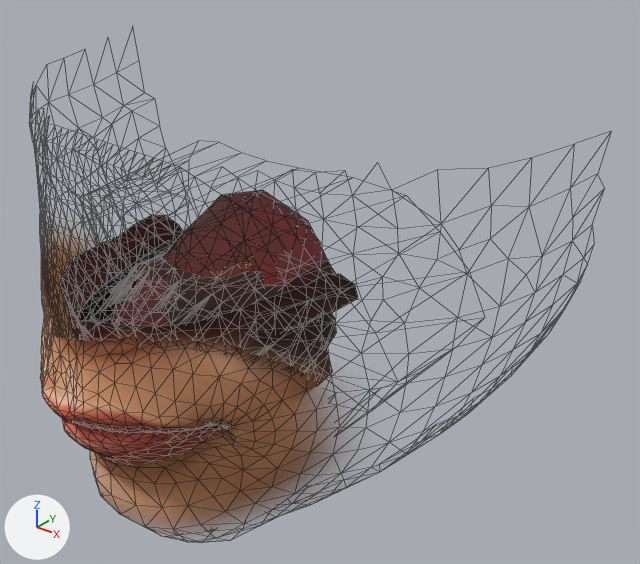
The glTF model Kiksy-setup/avatars/Face_1.glb as it was, and as the next commit left it.
Camera for both pictures: a 50 mm lens placed at (6.05, -4.16, 1.77), pointed at (0.72, 2.5, -2.36). Every picture has the same lights, and +X, +Y and +Z are marked at lower left. Mesh edges are drawn as thin lines. Where no turn or scale is listed for an object, it has been applied to the vertices. Vertices at the same position are counted once.

In view in the first picture: 'Face', 'Teeth'.
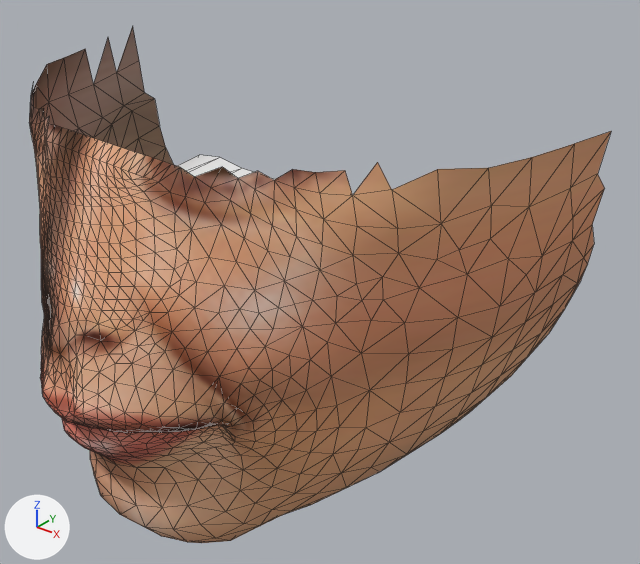
Changed parts and their boxes [x1, y1, x2, y2] in the pictures (640 x 564 px):
'Face', surface changed
    both: [29, 26, 611, 543]
'Teeth', surface changed, moved (not visible afterwards)
    before: [60, 190, 358, 384]
'occlusion', surface changed, recoloured
    both: [177, 155, 353, 195]
part 1 of me_cube_001, surface changed
    before: [40, 231, 338, 533]
    after: [29, 26, 611, 543]

What the commit changed:
Picture '2' (img_2) is new.
Material 'Bodymat3' (mat_bodymat3) changes its picture from img_diffuse_jpg_alpha to img_2.
Material 'occlusion' (mat_occlusion) is new.
Its base color is (0.8, 0.8, 0.8) (white #e7e7e7).
me_mesh_0_001 has 86 vertices, 130 faces and spans x -2.21..2.13, y -4.1..-1.35, z 65.15..68.13.
me_mesh_0_001 no longer uses material mat_bodymat3 (picture img_diffuse_jpg_alpha).
me_mesh_0_001 now uses material mat_occlusion (white #e7e7e7).
me_cube_001 has 1185 vertices, 2211 faces and spans x -5.68..0.81, y -2.33..2.11, z -2.25..2.43.
me_cube_001 is used by ob_face; location (2.49, 1.94, -2.68).
me_cube_001 part 1: texture (UV) coordinates of 2211 of 2211 faces, centred in x -5.62..0.74, y -2.31..1.98, z -2.23..2.17, changed; they spanned u 0.07..0.44, v 0.11..0.42 and now span u 0.06..0.43, v 0.12..0.43.
Object 'Teeth' (ob_teeth) moves from (2.49, 1.94, -2.68) to (2.49, 1.94, -2.73).
